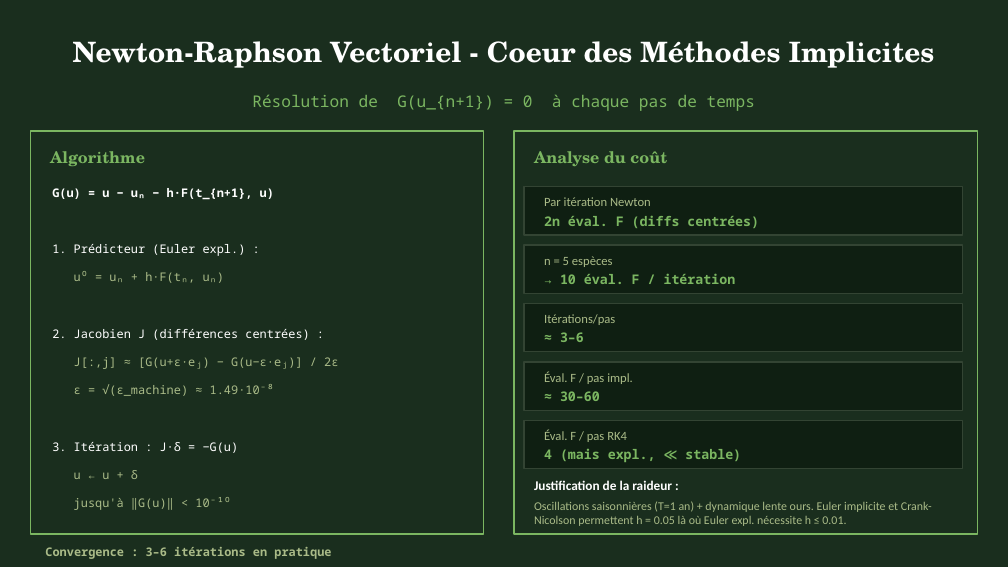
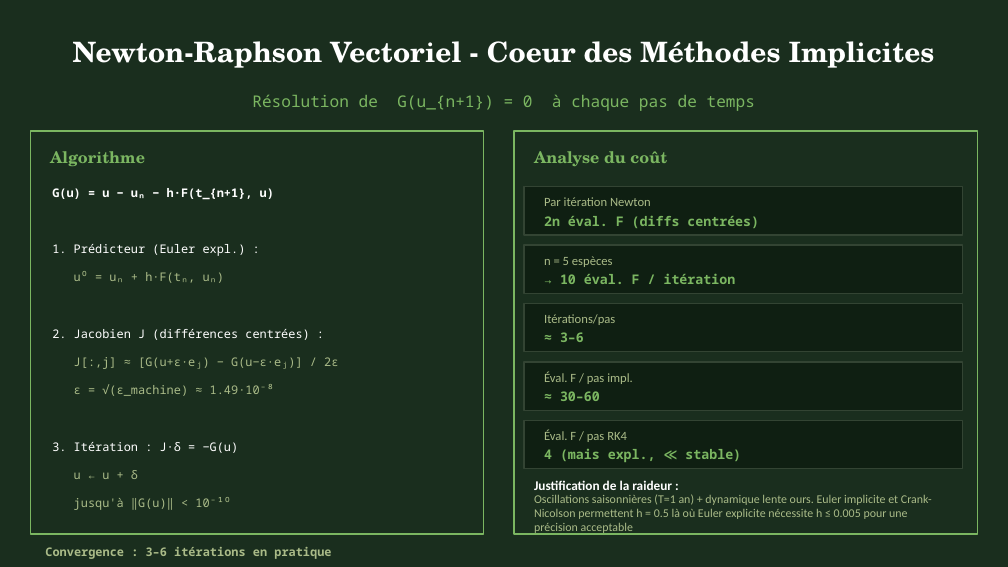
Before and after one commit to evrardlecureur/ProjetAN, a slide deck: slide 12 of cascade_trophique.pptx. Drawn at 1008x567 pixels with LibreOffice and Linux fonts; fonts in the diff are those of the drawing. Boxes give left, top, right and bottom in pixels: in the first picture for what was removed or moved away, otherwise in the second. Text is boxed around its words. In the diff, an @@ line names an element or a change of style, - is before the commit and + after.

```diff
--- a/cascade_trophique.pptx
+++ b/cascade_trophique.pptx
@@ text at bbox=[534, 494, 932, 535]: text changed @@
-Oscillations saisonnières (T=1 an) + dynamique lente ours. Euler implicite et Crank-Nicolson permettent h = 0.05 là où Euler expl. nécessite h ≤ 0.01.
+Oscillations saisonnières (T=1 an) + dynamique lente ours. Euler implicite et Crank-Nicolson permettent h = 0.5 là où Euler explicite nécessite h ≤ 0.005 pour une précision acceptable
```
Also in this commit, not shown: 2 other slides changed.
